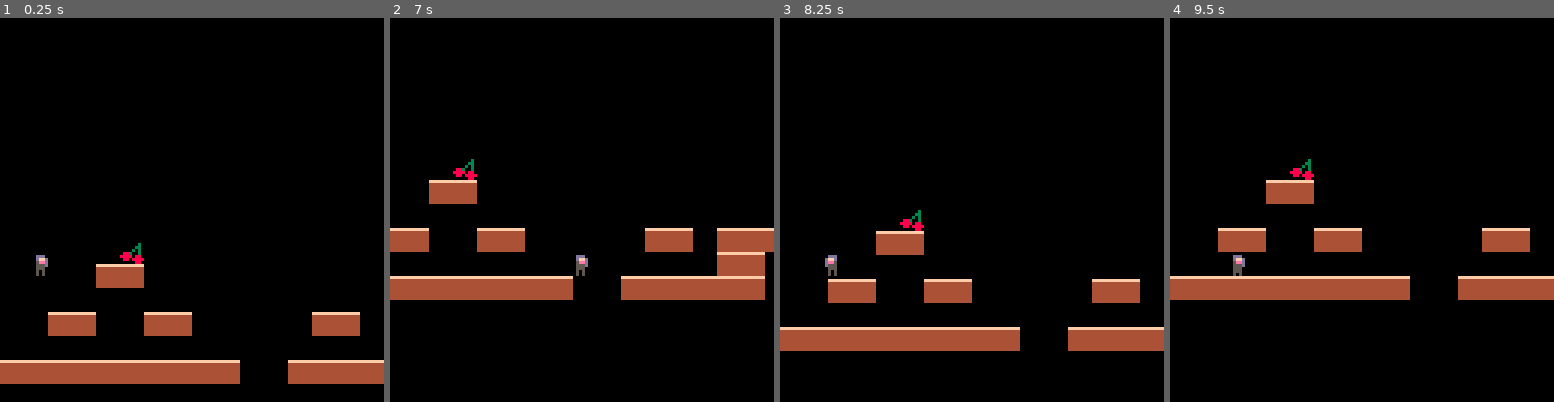
Above: before the commit, frames 1-4 (left to right).
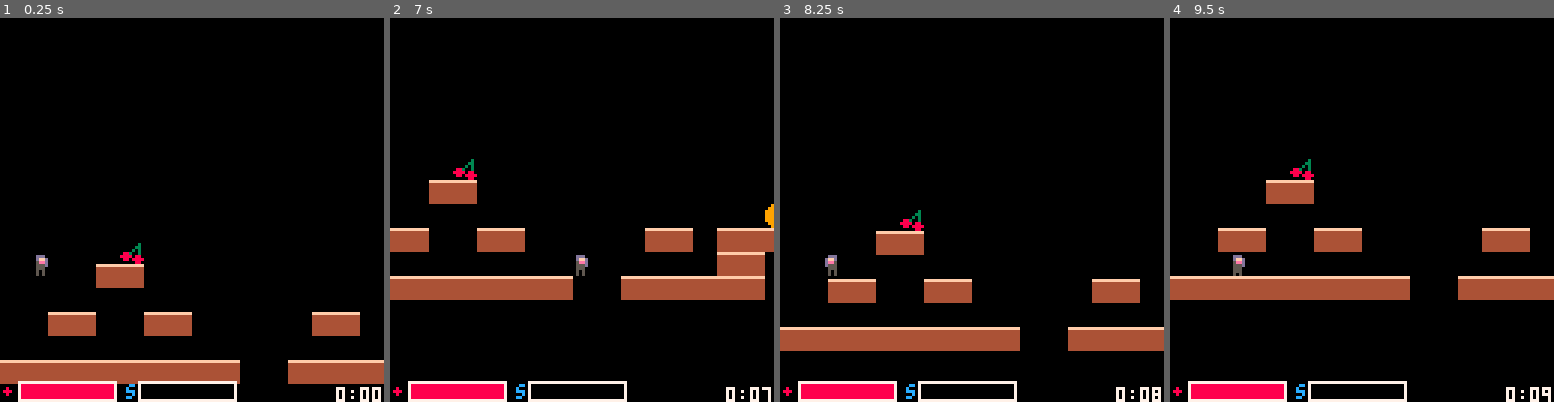
Above: after the commit, the same moments.

Repository: tarngerine/speeddial
Game: PICO-8 cartridge speeddial.p8
The game is run twice, just before and just after one commit, with the same random seed, the same clock (stepped at 60 frames per second) and the same inputs.
Inputs:
- Up to frame 1 (0.25 s): no input
- Up to frame 2 (7 s): tap X (X key) at 0.33, 1.07, 1.85, 2.97, 4.08, 5.2, 6.32 s; hold Right 1.6-2.1 s; hold Right 2.47-3.03 s; hold Left 3.08-3.58 s; hold Right 4.02-4.68 s; hold Left 5.08-5.68 s; hold Right 6.08-6.58 s; hold Right from 6.63 s (still down)
- Up to frame 3 (8.25 s): release Right at 7.13 s; tap X (X key) at 7.43 s; hold Right 7.5-8.07 s; hold Left from 8.12 s (still down)
- Up to frame 4 (9.5 s): tap X (X key) at 8.55 s; release Left at 8.62 s; hold Right from 9.05 s (still down)

The runs differ from the first frame. In frame 1, 2.2% of the frame differs, in the area x 0-100%, y 94-100%; in frame 2, 2.3%, in the area x 0-100%, y 48-100%; in frame 3, 2.2%; in frame 4, 2.2%.

Commit message:
ui, hurty fruit, trail, end game

Diff:
--- a/speeddial.p8
+++ b/speeddial.p8
@@ -3,7 +3,11 @@
 __lua__
 
 function _init()
+  playing=true
+  goal=false
+
   player={
+    health=100,
     sp=1,
     x=10,
     y=10,
@@ -24,9 +28,15 @@
     jumping=false,
     falling=false,
     sliding=false,
-    landed=false
+    landed=false,
+    hurt_time=0,
+    hurt_locked=false,
+    trail={},
+    items=0,
   }
 
+  start_time=time()
+  finish_time=0
   gravity=0.3
   friction=0.85
 
@@ -43,34 +53,96 @@
 --update and draw
 
 function _update()
-  player_update()
-  player_animate()
-
-  --simple camera
-  cam_x=player.x-64+(player.w/2)
-  if cam_x<map_start then
-     cam_x=map_start
-  end
-  if cam_x>map_end-128 then
-     cam_x=map_end-128
-  end
-  cam_y=player.y-82+(player.h/2)
-
-  camera(cam_x,cam_y)
+  if playing then
+    player_update()
+    player_animate()
+
+    --simple camera
+    cam_x=player.x-64+(player.w/2)
+    if cam_x<map_start then
+      cam_x=map_start
+    end
+    if cam_x>map_end-128 then
+      cam_x=map_end-128
+    end
+    cam_y=player.y-82+(player.h/2)
+
+    camera(cam_x,cam_y)
+  else
+    camera(0,0)
+    if btnp(❎) then
+      _init()
+    end
+  end
 end
 
 function _draw()
   cls()
-  map(0,0)
-  map(0,16, 1024, 0)
-  spr(player.sp,player.x,player.y,1,1,player.flp)
-  ui()
+
+  if playing then
+    map(0,0)
+    map(0,16, 1024, 0)
+    -- make sprite blue
+    pal(13,12)
+    pal(14,12)
+    pal(5,12)
+    for i=1,#player.trail do
+      local t=player.trail[i]
+      spr(t.sp,t.x,t.y,1,1,t.flp)
+    end
+    pal()
+    if player.hurt_time>0 and time()%0.3<0.15 then
+      -- make sprite red
+      pal(13,8)
+      pal(14,8)
+      pal(5,8)
+    end
+    spr(player.sp,player.x,player.y,1,1,player.flp)
+    pal()
+
+    ui()
+  else
+    rect(0,0,127,8,7)
+    print("lab results, week 1",2,2,7)
+    rect(0,10,127,64,7)
+    print("health",2,12,7)
+    print(player.health,126-#(player.health.."")*4,12,7)
+    print("time",2,20,7)
+    print(flr(finish_time-start_time),126-#(flr(finish_time-start_time).."")*4,20,7)
+    print("speed",2,28,7)
+    print(player.items,122,28,7)
+    -- print("sodium",2,28,7)
+    -- print("2",122,28,7)
+    -- print("protein",2,36,7)
+    -- print("2",122,36,7)
+    -- print("creatinine",2,44,7)
+    -- print("8",122,44,7)
+    -- print("egfr",2,52,7)
+    -- print("7",122,52,7)
+    rect(0,66,127,66+16,7)
+    print("doctors note:",2,68,7)
+    print("things look good, keep it up",2,76,7)
+    print("press ❎ to continue",2,128-8,7)
+  end
 end
 
 function ui()
-  if player.speed_up_time > 0 then
-    print("speed up",cam_x,cam_y,7)
-  end
+  local h=6
+  local x=flr(cam_x)
+  local y=flr(cam_y)+127-h
+  print("+",x+1, y+1,8)
+  x+=6
+  rectfill(x,y,x + (player.health/100 * 32),y+h,8)
+  rect(x,y,x+32,y+h,7)
+  x+=36
+  print("s",x,y+1,12)
+  x+=4
+  rectfill(x,y,x + (player.speed_up_time/120 * 32),y+h,12)
+  rect(x,y,x+32,y+h,7)
+  x=cam_x+128
+  local elapsed=time()-start_time
+  -- print(":"..flr(elapsed%60).."hello",x,y+2,7)
+  print(flr(elapsed/60)..":"..flr(elapsed%60/10)..flr(elapsed%10),x-16,y+2,7)
 end
 
 
@@ -131,11 +203,11 @@
 
 end
 
-function get_item(obj)
-  local left = collide_map(obj,"left",1)
-  local right = collide_map(obj,"right",1)
-  local up = collide_map(obj,"up",1)
-  local down = collide_map(obj,"down",1)
+function get_item(obj,flag)
+  local left = collide_map(obj,"left",flag)
+  local right = collide_map(obj,"right",flag)
+  local up = collide_map(obj,"up",flag)
+  local down = collide_map(obj,"down",flag)
   if left then
     mset(left[1],left[2],0)
     return true
@@ -160,24 +232,58 @@
   end
 end
 
+function finish_level()
+
+  if collide_map(player,"left",3)or
+  collide_map(player,"right",3)or
+  collide_map(player,"up",3)or
+  collide_map(player,"down",3) then
+    playing=false
+    goal=true
+    finish_time=time()
+  end
+end
+
 -->8
 --player
 
 function player_update()
   fall_off()
+  finish_level()
 
   --physics
   player.dy+=gravity
   player.dx*=friction
 
   --speed up
-  if get_item(player) then
-    player.speed_up_time=30
-  end
-  player.max_dx=player.speed_up_time > 0 and 2.5 or 1.5
+  if get_item(player,1) then
+    player.items+=1
+    player.speed_up_time=60
+  end
+  player.max_dx=player.speed_up_time > 0 and 3 or 1.5
   player.speed_up_time=max(player.speed_up_time-1,0)
+  if player.speed_up_time>0 then
+    if #player.trail>8 then
+      del(player.trail,player.trail[1])
+    end
+    add(player.trail,{x=player.x,y=player.y})
+  else
+    if #player.trail>0 then
+      del(player.trail,player.trail[1])
+    end
+  end
+  --lose health
+  if get_item(player,2) then
+    player.health-=33
+    player.dy=-2
+    player.dx=player.flp and 3 or -3
+    player.hurt_time=30
+    player.hurt_locked=true
+  end
+  player.hurt_time=max(player.hurt_time-1,0)
 
   --controls
+  if not player.hurt_locked then
   if btn(⬅️) then
     player.dx-=player.acc
     player.running=true
@@ -188,6 +294,18 @@
     player.running=true
     player.flp=false
   end
+end
+
+--jump
+if btn(❎)
+and player.landed then
+  player.dy-=player.boost
+  player.airtime+=1
+  if player.airtime >= player.max_airtime then
+    player.landed=false
+    player.airtime=0
+  end
+end
 
   --slide
   if player.running
@@ -199,17 +317,6 @@
     player.sliding=true
   end
 
-  --jump
-  if btn(❎)
-  and player.landed then
-    player.dy-=player.boost
-    player.airtime+=1
-    if player.airtime >= player.max_airtime then
-      player.landed=false
-      player.airtime=0
-    end
-  end
-
   --check collision up and down
   if player.dy>0 then
     player.falling=true
@@ -220,6 +327,7 @@
 
     if collide_map(player,"down",0) then
       player.landed=true
+      player.hurt_locked=false
       player.falling=false
       player.dy=0
       player.y-=((player.y+player.h+1)%8)-1
@@ -300,14 +408,14 @@
 end
 
 __gfx__
-00000000000000000000000000000000000000000000000000000000000000000000000000000000000000000000000000000000000000000000000000000000
-00ddd0000000000000ddd00000ddd00000ddd0000000000000000000000000000000000000000000000000000000000000000000000000000000000000000000
-00dffd0000ddd00000dffd0000dffd0000dffd000000000000000000000000000000000000000000000000000000000000000000000000000000000000000000
-005eed0000dffd00005eed00005eed00005eed000000000000000000000000000000000000000000000000000000000000000000000000000000000000000000
-00555d00005eed0000555d0000555d0000555d000000000000000000000000000000000000000000000000000000000000000000000000000000000000000000
-0055500000555d000055500000555000005550000000000000000000000000000000000000000000000000000000000000000000000000000000000000000000
-00505000005550000055500005555000005555000000000000000000000000000000000000000000000000000000000000000000000000000000000000000000
-00505000005050000050500000005000005000000000000000000000000000000000000000000000000000000000000000000000000000000000000000000000
+000000000000000000000000000000000000000000000000000000000000000000000000000000000000000000000000000000000000000000000000000aa000
+00ddd0000000000000ddd00000ddd00000ddd0000000000000000000000000000000000000000000000000000000000000000000000000000000000000aaaa00
+00dffd0000ddd00000dffd0000dffd0000dffd0000000000000000000000000000000000000000000000000000000000000000000000000000000000aaaaaaaa
+005eed0000dffd00005eed00005eed00005eed00000000000000000000000000000000000000000000000000000000000000000000000000000000000aaaaaa0
+00555d00005eed0000555d0000555d0000555d000000000000000000000000000000000000000000000000000000000000000000000000000000000000aaaa00
+0055500000555d00005550000055500000555000000000000000000000000000000000000000000000000000000000000000000000000000000000000aaaaaa0
+0050500000555000005550000555500000555500000000000000000000000000000000000000000000000000000000000000000000000000000000000aa00aa0
+005050000050500000505000000050000050000000000000000000000000000000000000000000000000000000000000000000000000000000000000aa0000aa
 ffffffff000000000000000000000000000000000000000000000000000000000000000000000000000000000000000000000000000000000000000000000000
 44444444000000000000000000000000000000000000000000000000000000000000000000000000000000000000000000000000000000000000000000000000
 44444444000000000000000000000000000000000000000000000000000000000000000000000000000000000000000000000000000000000000000000000000
@@ -324,22 +432,30 @@
 88880880000000000000000000000000000000000000000000000000000000000000000000000000000000000000000000000000000000000000000000000000
 08808888000000000000000000000000000000000000000000000000000000000000000000000000000000000000000000000000000000000000000000000000
 00000880000000000000000000000000000000000000000000000000000000000000000000000000000000000000000000000000000000000000000000000000
+00999900000000000000000000000000000000000000000000000000000000000000000000000000000000000000000000000000000000000000000000000000
+09999990000000000000000000000000000000000000000000000000000000000000000000000000000000000000000000000000000000000000000000000000
+99999399000000000000000000000000000000000000000000000000000000000000000000000000000000000000000000000000000000000000000000000000
+99999999000000000000000000000000000000000000000000000000000000000000000000000000000000000000000000000000000000000000000000000000
+99999999000000000000000000000000000000000000000000000000000000000000000000000000000000000000000000000000000000000000000000000000
+99999999000000000000000000000000000000000000000000000000000000000000000000000000000000000000000000000000000000000000000000000000
+09999990000000000000000000000000000000000000000000000000000000000000000000000000000000000000000000000000000000000000000000000000
+00999900000000000000000000000000000000000000000000000000000000000000000000000000000000000000000000000000000000000000000000000000
 __gff__
-0000000000000000000000000000000001000000000000000000000000000000020000000000000000000000000000000000000000000000000000000000000000000000000000000000000000000000000000000000000000000000000000000000000000000000000000000000000000000000000000000000000000000000
+0000000000000000000000000000000801000000000000000000000000000000020000000000000000000000000000000400000000000000000000000000000000000000000000000000000000000000000000000000000000000000000000000000000000000000000000000000000000000000000000000000000000000000
 0000000000000000000000000000000000000000000000000000000000000000000000000000000000000000000000000000000000000000000000000000000000000000000000000000000000000000000000000000000000000000000000000000000000000000000000000000000000000000000000000000000000000000
 __map__
 0000000000000000000000000000000000000000000000000000001010000000000000000000000000000000000000000000000000000000000000000000000000000000000000000000000000000000000000000000000000100000000000101010101010101010101010101010020200000000000000000000000000000000
 0000000000000000000000000000000000000000000000000000000000000000000000000000000000000000000000000000000000000000000000000000000000000000000000000000000000000000000000000000000000100000000000101010101010101010101010101010101000000000000000000000000000000000
 0000000000200000000000000000000000000000001010000010100000101000000000000000000000000000000000000000000000000000000000000000000000000000000000000000000000000000000000000000101010101010000000101010101010100000000000000010101000000000000000000000000000000000
 0000000010100000000000000000000000000010000000000000000000000000000000000000000000000000000000000000000000000000000000000000000000000000000000000000000000000000000000000000100000000010000000101010101010100000000000000010101000000000000000000000000000000000
-0000000000000000000000000000000000000010000000101000000000000000000000000000000000000000000000000000000000000000000000000000000000000000000000000000000000000000000000100010100000000010000000101010101010100000000000000010101000000000000000000000000000000000
-0000101000001010000000000010100010101010000000000000000000000000101000101010000000000000100010001000100000000000000000000000000000000000000000000000000000000000101000000010000000000010001000101010101010100000000000000010101000000000000000000000000000000000
-0000000000000000000000000000000010100000101010101010100000000000000000100010000000000010101010101010100000000000000000000000000000000000000000000000000000000000000000101010000000000010101000101010101010100000000000000010101000000000000000000000000000001000
-1010101010101010101000001010101010100000000000000000000000000010101010100010101000101010000000101010100000000010100010100000000000000000000000000000000000000000000000100000000000000000001000101010101010100000000000000010101000000000000000000000000000001000
-0000000000000000000000000000000000000000000000000000000000000000000000000000001010100000000000100000000000000010101010100000000000000000000000000000000000000010101010100000000000000000001000101010101010100000000000000010101000000000000000100000000000001000
-0000000000000000000000000000000000000000000000000000000000000000000000000000000000000000000000100010101010000010101010100000000000000000000000000000000000101010000000000000000000000000001000101010101010101000000000000000000000000000000010101000000000001000
-0000000000000000000000000000000000000000000000000000000000000000000000000000000000000000000000100000000000000010101010100000000000000000001010001010000010100000000000000000000000000000001000101010101000000000000000000010101000000000001010101010000000001000
-0000000000000000000000000000000000000000000000000000000000000000000000000000000000000000000000101010101010101010101010100000000000000010101010001010001010000000000000000010101010101010101000101010101000101010101010101010001000000000101010101010101000001000
+0000000000000000000000000000000000003010000000101000000000000000000000000000000000000000000000000000000000000000000000000000000000000000000000000000000000000000000000100010100000000010000000101010101010100000000000000010101000000000000000000000000000000000
+0000101000001010000000000010100010101010000000000000000000000000101000101010000000000000103010201030100000000000000000000000000000000000000000000000000000000000101000000010000000000010001000101010101010100000000000000010101000000000000000000000000000000000
+0000000000000000000000000000000010100000101010101010100000000000000000100010000000000010101010101010100000000000000000000000000000000000000000000000000000000000000000101010000000000010101000101010101010100000000000000010101000000000000000000000000000000000
+101010101010101010100000101010101010000000000000000000000000001010101010001010100010101000000010101010000000001010001010000000000000000000000000000000000000000000000010000000000000000000100010101010101010000000000000001010100000000000000000000000000000000f
+000000000000000000000000000000000000000000000000000000000000000000000000000000101010000000000010000000000000001010101010000000000000000000000000000000000000001010101010000000000000000000100010101010101010000000000000001010100000000000000010000000000000000f
+000000000000000000000000000000000000000000000000000000000000000000000000000000000000000000000010001010101000001010101010000000000000000000000000000000000010101000000000000000000000000000100010101010101010100000000000000000000000000000001010100000000000000f
+000000000000000000000000000000000000000000000000000000000000000000000000000000000000000000000010000000000000001010101010000000000000000000101000101000001010000000000000000000000000000000100010101010100000000000000000001010100000000000101010101000000000000f
+000000000000000000000000000000000000000000000000000000000000000000000000000000000000000000000010101010101010101010101010000000000000001010101000101000101000000000000000001010101010101010100010101010100010101010101010101000100000000010101010101010100000000f
 0000000000000000000000000000000000000000000000000000000000000000000000000000000000000000000000000000000000000000000000101010000000101010000010000000001000000000000000000010000000000000000000101010000000100000000000000000001010101010101010101010101010101010
 0000000000000000000000000000000000000000000000000000000000000000000000000000000000000000000000000000000000000000000000001010001000100000000010101010101000000000000000000010001010101010101010101010001010100000000000000000000000000000000000000000000000000000
 0000000000000000000000000000000000000000000000000000000000000000000000000000000000000000000000000000000000000000000000000010000000100000000000000000000000000000000000000010000000000000000000000000001000000000000000000000000000000000000000000000000000000000
